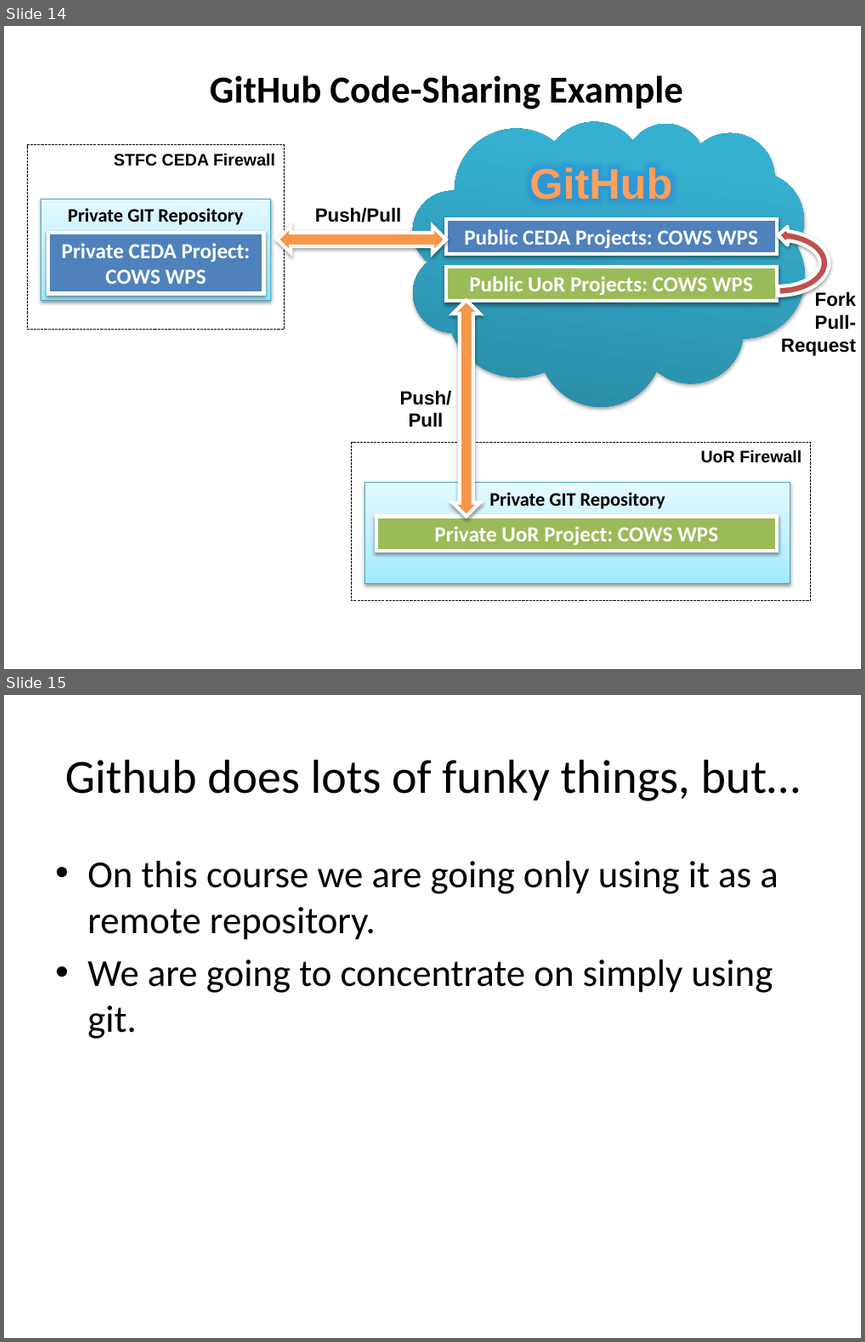
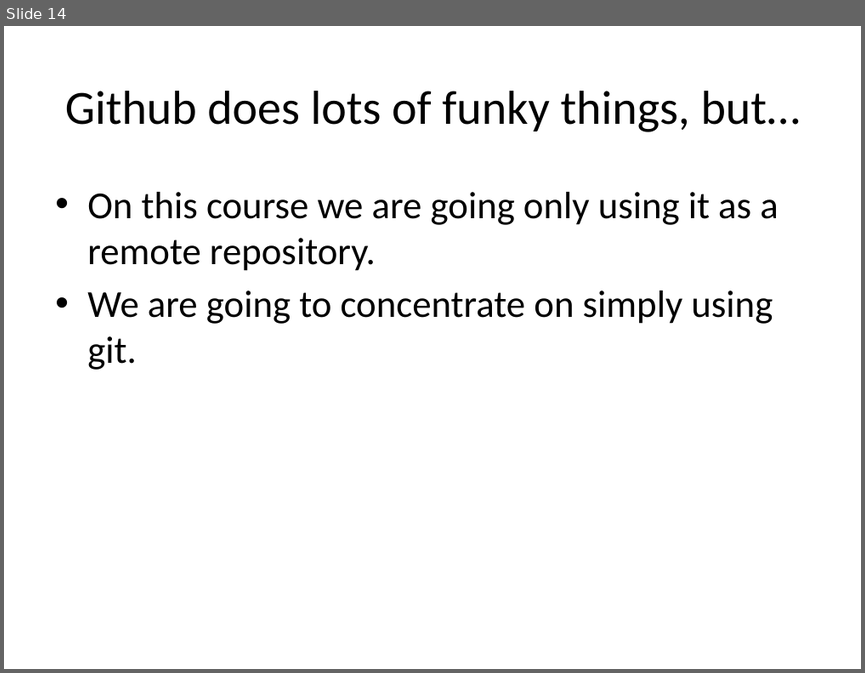
Before and after one commit to ncasuk/ncas-isc, a slide deck: shell/presentations/01_git2.pptx. Shown one above the other, each under a label of ours: slides 14 and 15 before the commit, slide 14 after it. The pictures are 865x1342 and 865x673 pixels, drawn with LibreOffice and Linux fonts; fonts in the diff are those of the drawing; background and template pictures are left out. Boxes give left, top, right and bottom in pixels: in the first picture for what was removed or moved away, otherwise in the second. Text is boxed around its words. In the diff, an @@ line names an element or a change of style, - is before the commit and + after.

```diff
--- a/shell/presentations/01_git2.pptx
+++ b/shell/presentations/01_git2.pptx
@@ slide 14 removed at [4,26,861,669], background #FFFFFF @@
@@ title removed at [210,75,683,109] @@
-GitHub Code-Sharing Example
@@ cloud removed at [392,90,823,433] @@
@@ rectangle removed at [27,145,284,329] @@
-STFC CEDA Firewall
@@ text removed at [529,167,672,199] @@
-GitHub
@@ rectangle removed at [41,199,270,301] @@
-Private GIT Repository
@@ left right arrow removed at [278,226,446,252] @@
@@ text removed at [315,207,402,222] @@
-Push/Pull
@@ rectangle removed at [446,219,777,253] @@
-Public CEDA Projects: COWS WPS
@@ freeform shape removed at [722,227,834,301] @@
@@ rectangle removed at [47,233,263,293] @@
-Private CEDA Project:
-COWS WPS
@@ rectangle removed at [446,267,777,301] @@
-Public UoR Projects: COWS WPS
@@ left right arrow removed at [452,301,479,516] @@
@@ text removed at [781,291,856,356] @@
-Fork
-Pull-
-Request
@@ text removed at [400,390,452,427] @@
-Push/
-Pull
@@ rectangle removed at [352,442,811,600] @@
-UoR Firewall
@@ rectangle removed at [364,482,789,583] @@
-Private GIT Repository
@@ rectangle removed at [376,516,777,550] @@
-Private UoR Project: COWS WPS
@@ what was slide 15 is now slide 14 @@
```
Also in this commit, not shown: 1 slide changed, 3 other files.
